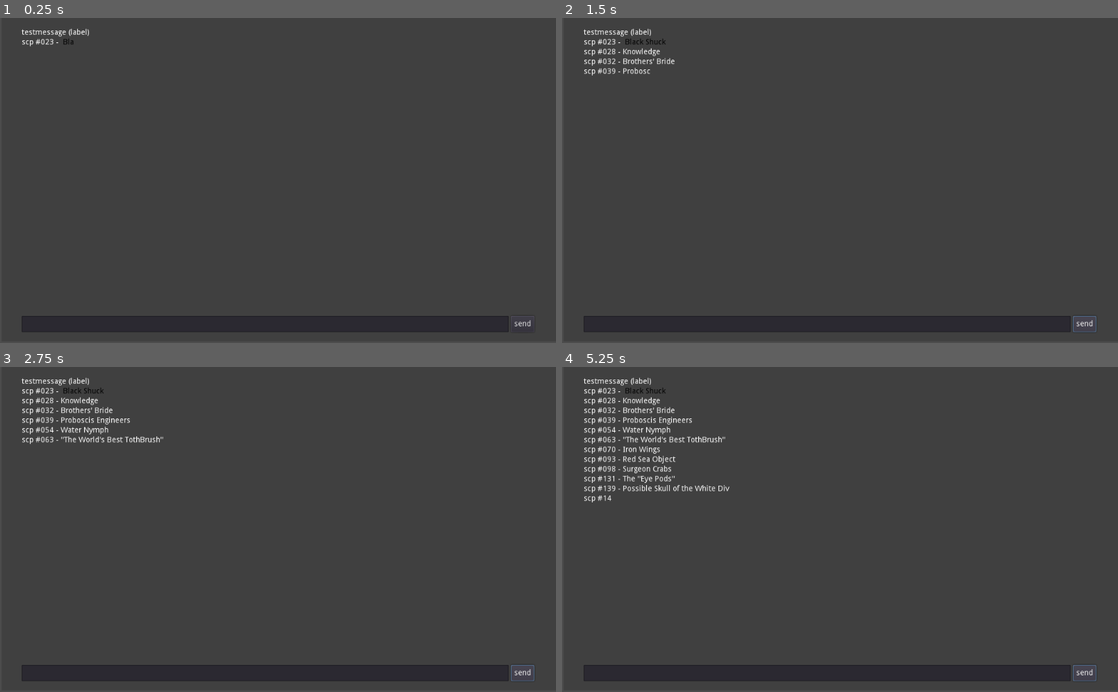
Above: before the commit, frames 1-4 (two rows, left to right).
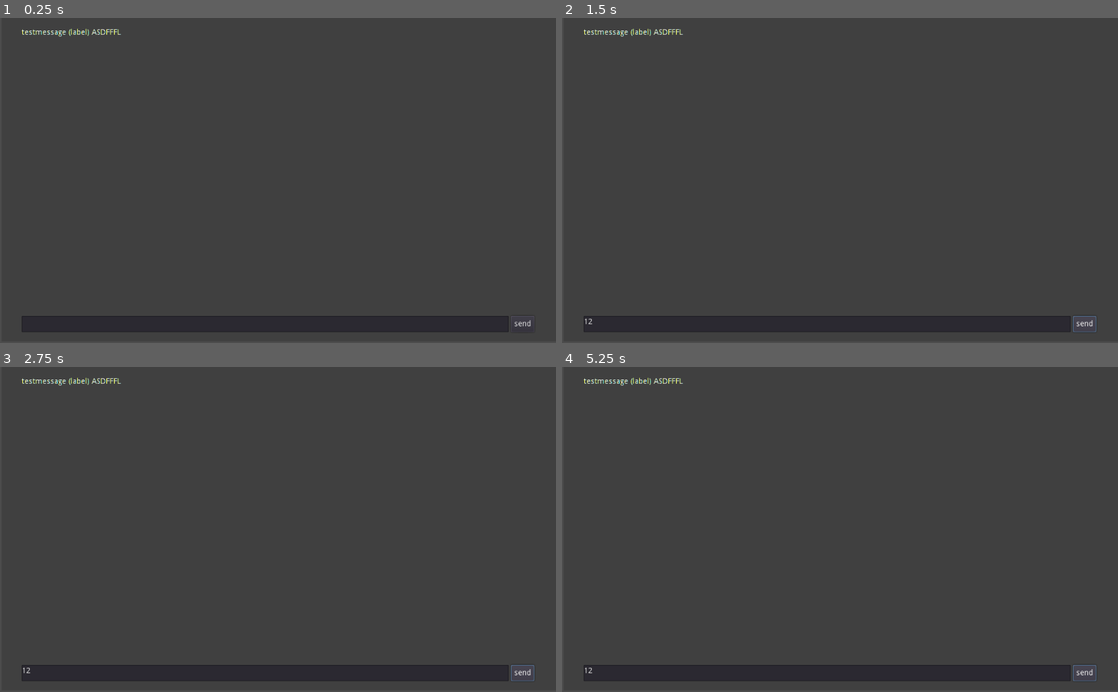
Above: after the commit, the same moments.

Repository: Fruktus/RPChat
Game: Godot game, scene res://scenes/chat/chat.tscn
The game is run twice, just before and just after one commit, with the same random seed, the same clock (stepped at 60 frames per second) and the same inputs. The project has no main scene, so this scene is started directly.
Inputs (mouse positions are in pixels of both pictures, inside the frame that each line leads up to):
- Up to frame 1 (0.25 s): no input
- Up to frame 2 (1.5 s): click (828, 323) at 0.52 s; type "12" at 0.6 s; click "send" at 1.25 s
- Up to frame 3 (2.75 s): click "send" at 2 s
- Up to frame 4 (5.25 s): click "send" at 2.75 s; tap Enter at 3.5, 3.6, 4.35, 5.1 s; tap Space at 5 s

The runs differ from the first frame. In frame 1, 0.2% of the frame differs, in the area x 3-22%, y 3-9%; in frame 2, 0.6%; in frame 3, 1.0%; in frame 4, 1.9%, in the area x 3-31%, y 3-95%.
Error after the commit: Parse Error: Can't preload resource at path: res://scenes/chat/assets/tag.tscn (res://scenes/chat/assets/message.gd:39)

Commit message:
working parsing base, some demo effects implemented

Diff:
--- a/project.godot
+++ b/project.godot
@@ -18,6 +18,10 @@
 config/name="RPGCClient"
 config/icon="res://icon.png"
 
+[autoload]
+
+EffectFactory="*res://scenes/chat/EffectFactory.gd"
+
 [rendering]
 
 environment/default_environment="res://default_env.tres"
--- a/scenes/chat/SendButton.gd
+++ b/scenes/chat/SendButton.gd
@@ -11,6 +11,3 @@
 
 func _pressed() -> void:
 	emit_signal("send_button_pressed")
-	if MessageInput.text:
-		MessagesContainer.add_message(MessageInput.text)
-		MessageInput.text = ''
--- a/scenes/chat/assets/character.gd
+++ b/scenes/chat/assets/character.gd
@@ -1,13 +1,11 @@
 extends MarginContainer
 
-# Called when the node enters the scene tree for the first time.
-func _ready() -> void:
-	pass # Replace with function body.
-
-
-# TODO for removal, tests only
-var tmp_color_table = {'red': Color(1,0,0), 'white': Color(1,1,1), 'black': Color(0,0,0)}
 
 func init_effects(effects: Dictionary):
+	# apply all the effects, store them in array
 	if 'color' in effects:
-		$Label.add_color_override("font_color", tmp_color_table[effects['color']])
+		$Label.add_color_override("font_color", ColorN(effects['color']))
+
+#func _process(delta: float) -> void:
+#	# make it
+#	pass
--- a/scenes/chat/assets/message.gd
+++ b/scenes/chat/assets/message.gd
@@ -1,7 +1,6 @@
 extends Control
 
 
-onready var LineContainer = $LineContainer
 var effects = {}
 
 signal finished_playing
@@ -11,24 +10,22 @@
 	set_process(false)
 
 # will later contain full parsing mechanisms or smth
-# figure out how parser will work - synchronized between all players, local to message, etc
 
 # every message will be self-contained parsing-wise, as in at first you pass ALL
 # the parameters needed to format stuff and at the end everything gets reset (to think about, maybe change)
+
 # formatting will be done in separate function, setting up in specific objects.
+
 # how to handle effects? i'd make an array containing all the dynamic (updatable) functions like jiggle
 # and each process pass would execute every function in this array, in this way
 # ill avoid many unnecessary if statements. The functions will need to be stored in specific file that would
 # match the node type, so possibly later on ill make singleton classes for each
 # type of effect im going to make (text-static, text-dynamic etc)
 
-# TODO message should also try to dynamically scale content, but we'll see about that
-# proper wrapping of words would be rather hard to do efficiently, since i store
-# characters as separate containers and breaking the lines would require me to calculate dynamically
-# the line length and search for whitespace to break content, it may be VERY resource consuming, especially
-# with a lot of messages onscreen
+# TODO make it so that effects parsed from within message but not meant for message (client effects)
+# are ON CHANGE sent through signal. On change is important since the client should not
+# modify its settings unless ordered, like its layout (because message styles need to be re-set everytime)
 
-# TODO move regex compilation to onready
 
 
 func init(text: String):
@@ -38,24 +35,25 @@
 
 	for token in parsed_message_array:
 		if token is Dictionary:
-			update_settings(token)
+			update_settings(token)  # NOTE this actually works atm and is required for color test
+			var tag =  preload("res://scenes/chat/assets/tag.tscn").instance()
+			tag.init(token)
+			# TODO write proper method for appending characters
+			$LineContainer.get_child(linecount).add_child(tag)
 		else:
 			var lines = token.split('\n')
 			# if more than one line, create new box and insert, if not, then do not increment linecounter
 			for line in lines:
 				for character in line:
-					var character_container =  preload("res://scenes/chat/assets/character.tscn").instance()
+					var character_container = preload("res://scenes/chat/assets/character.tscn").instance()
 					character_container.init_effects(effects)  # TODO init_effects and storing them
 					character_container.get_child(0).set_character(character)  # FIXME replace with method in character object
 					$LineContainer.get_child(linecount).add_child(character_container)
 				if len(lines) > 1:
 					linecount += 1
 					$LineContainer.add_child(HBoxContainer.new())
-# TODO should the characters be hidden by default?
-# or maybe as a part of dynamic effects, after initializing static text with effects,
-# run the init on dynamic effects and that would take care of that
 
-	# for testing character typing
+	# TODEL for testing character typing
 	for i in $LineContainer.get_child(0).get_child_count():
 		$LineContainer.get_child(0).get_child(i).visible = false
 
@@ -76,7 +74,6 @@
 
 	return results
 
-
 func parse_tag(text):
 	var regex = RegEx.new()
 	regex.compile('((?<key>\\S+)\\s*:\\s*(?<value>\\S+))|(?<command>\\S+)')
@@ -94,10 +91,48 @@
 	return tag
 
 func update_settings(new_effects: Dictionary):
+	# meant to change the way new characters are set up
 	for key in new_effects:
 		effects[key] = new_effects[key]
 
+# work in progress, effect application mechanism
+func _apply_effects(delta: float):
+	for character in range($LineContainer.get_child(0).get_child_count()):
+		# FIXME requires 1. proper retrieval, 2. proper indexing (including multilines)
+		# TODO figure out how to keep track of currently processed character (how to count, remember that tags count towards total len)
+		# maybe just use two nested loops
+
+		# First, check if the processed character is a tag, if it is then just update
+		# the effect table and continue
+#		if character.get_class() == "Control":
+#			pass
+
+		# else:  # not a tag, so apply effects
+		# apply dynamic effects
+		while current_effect < len(td_effects):
+			var res = td_effects[current_effect].call(delta, last_params)  # res[0] = completion, res[1] = params
+			last_params = res[1]
+			if not res[0]:
+				return
+			current_effect += 1
+
+		# apply static effects
+		# self.get_character_at(char_x, char_y).apply(self.static)
+
+		final_effect.call_func(character)
+
+var td_effects: Array  # array of funcref
+var final_effect: FuncRef
+var last_params: Dictionary
+var current_effect: int = 0
+
+func _process2(delta: float):
+	_apply_effects(delta)
+# end wip
+
+
 # # # # # # # # # # # # # # # # #
+# TODEL character typing test
 var time = 0.0
 var ch = 0
 
--- a/scenes/chat/chat.tscn
+++ b/scenes/chat/chat.tscn
@@ -1,9 +1,45 @@
-[gd_scene load_steps=5 format=2]
+[gd_scene load_steps=7 format=2]
 
 [ext_resource path="res://scenes/chat/messageinput.gd" type="Script" id=1]
 [ext_resource path="res://scenes/chat/messagescontainer.gd" type="Script" id=2]
 [ext_resource path="res://scenes/chat/SendButton.gd" type="Script" id=3]
 [ext_resource path="res://scenes/chat/ScrollContainer.gd" type="Script" id=4]
+
+[sub_resource type="Shader" id=1]
+code = "shader_type canvas_item;
+
+// random value generator
+//float rand(vec2 co){
+//    return fract(sin(dot(co.xy ,vec2(12.9898,78.233))) * 43758.5453);
+//}
+// rand(Vec2(TIME, 0.0))
+
+// test chromatic aberration 1
+uniform float amount = 0.5;
+void fragment(){
+	vec4 texture_color = texture(TEXTURE, UV);
+	vec4 color = texture_color;
+
+	float adjusted_amount = amount / 100.0;
+	color.r = texture(TEXTURE, vec2(UV.x + adjusted_amount, UV.y)).r;
+	color.g = texture(TEXTURE, UV).g;
+	color.b = texture(TEXTURE, vec2(UV.x - adjusted_amount, UV.y)).b;
+	COLOR = color;
+}
+
+// move sprite in circles
+//void vertex() {
+//	VERTEX += vec2(cos(TIME)*100.0, sin(TIME)*100.0);
+//}
+
+// scale sprite
+//void vertex() {
+//	VERTEX *= 2.0;
+//}"
+
+[sub_resource type="ShaderMaterial" id=2]
+shader = SubResource( 1 )
+shader_param/amount = 0.5
 
 [node name="Chat" type="Control"]
 anchor_right = 1.0
@@ -69,9 +105,10 @@
 script = ExtResource( 2 )
 
 [node name="tmpmsg" type="Label" parent="MarginContainer/VBoxContainer/HBoxContainer/ScrollContainer/MessagesContainer"]
+material = SubResource( 2 )
 margin_right = 944.0
 margin_bottom = 14.0
-text = "testmessage (label)"
+text = "testmessage (label) ASDFFFL"
 
 [node name="MessageEditor" type="HBoxContainer" parent="MarginContainer/VBoxContainer"]
 margin_top = 530.0
--- a/scenes/chat/messageinput.gd
+++ b/scenes/chat/messageinput.gd
@@ -6,8 +6,10 @@
 
 
 func _send_text():
-	print('emitting signal')
-	emit_signal("send_text", text)
+	if text:
+#		MessagesContainer.add_message(MessageInput.text)
+#		MessageInput.text = ''
+		emit_signal("send_text", text)
 
 
 func _on_Control_text_changed():
@@ -22,7 +24,7 @@
 		get_tree().set_input_as_handled()  # consume the event so it will  not get spread to editbox
 
 
-# part of input spike, probably not necessary anymore
+# TODEL part of input spike, probably not necessary anymore
 #func _unhandled_input(ev):
 #	if ev.scancode == KEY_ENTER and not ev.control and get_line_count() == 2:
 #		text = ''
